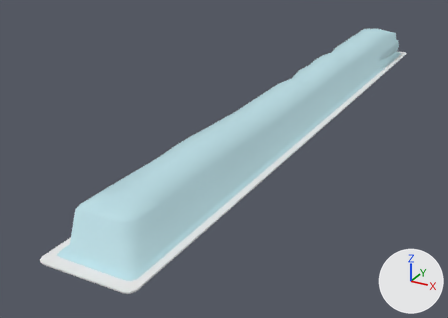
The FBX model care-up/Assets/Resources/Models/catheter.fbx as it was, and as the next commit left it.
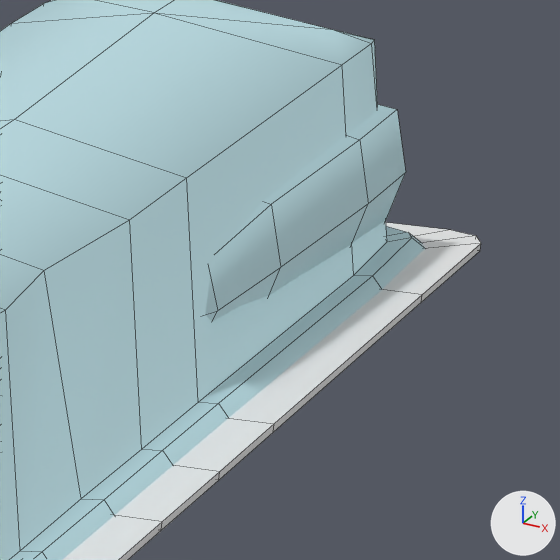
Each version is shown whole from a camera (50 mm lens) standing at (0.208, -0.756, 0.182) and looking at (-0.04, -0.305, -0.043), then close up on the part from 80% to 93% of the width and 9% to 27% of the height. The axes (+X, +Y, +Z) are drawn at lower right. The lights are the same throughout. The close-ups show mesh edges as thin lines. Where no turn or scale is listed for an object, it has been applied to the vertices. Vertices at the same position are counted once.

Script lines for the objects in view, before the commit:
```python
me_plane_001 = bpy.data.meshes.new('Plane.001')
me_plane_001.from_pydata(...)  # 224 vertices, 204 faces; spans x -0.021..0.037, y -0.301..0.267, z -0.011..0.021
me_plane_001.materials.append(mat_material)  # cyan #bde0e7
me_plane_009 = bpy.data.meshes.new('Plane.009')
me_plane_009.from_pydata(...)  # 160 vertices, 152 faces; spans x -0.01..0.033, y -0.239..0.257, z -0.013..0.011
me_plane_009.materials.append(mat_material)  # cyan #bde0e7
me_plane_012 = bpy.data.meshes.new('Plane.012')
me_plane_012.from_pydata(...)  # 236 vertices, 234 faces; spans x -0.025..0.041, y -0.308..0.272, z -0.011..-0.01
me_plane_012.materials.append(mat_material_001)  # its picture is missing
ob_catcover = bpy.data.objects.new('catCover', me_plane_012)
ob_catcover.location = (-0.00256, -0.23818, 0.0)
ob_catinner = bpy.data.objects.new('catInner', me_plane_009)
ob_catinner.location = (-0.00256, -0.23818, 0.0)
ob_catouter = bpy.data.objects.new('catOuter', me_plane_001)
ob_catouter.location = (-0.00256, -0.23818, 0.0)
```
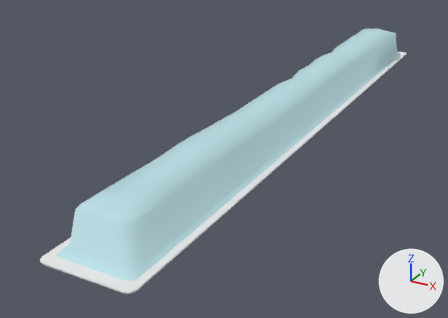
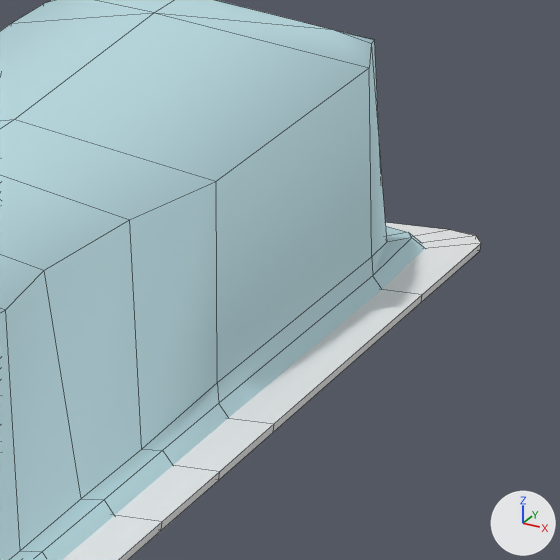
The change, as a list of edits to the scene's bpy script:
```text
Change me_plane_009:
    used by ob_catinner; location = (-0.00256, -0.23818, 0.0)
    remove me_plane_009.from_pydata(...)  # 160 vertices, 152 faces; spans x -0.01..0.033, y -0.239..0.257, z -0.013..0.011
    add me_plane_009.from_pydata(...)  # 152 vertices, 144 faces; spans x -0.01..0.032, y -0.271..0.23, z -0.01..0.012
    me_plane_009 part 1
    16 vertices are removed from x -0.01..0.033, y 0.238..0.257, z -0.013..0.011
    16 faces are deleted
    2 vertices move from x 0.007..0.01, y 0.202, z -0.012..0.011 to x 0.007..0.01, y 0.202, z -0.01..0.012
    8 vertices are added at x -0.01..0.032, y 0.229..0.23, z -0.01..0.011
    8 new faces join them
Change me_plane_001:
    where me_plane_001.from_pydata(...)  # 224 vertices, 204 faces; spans x -0.021..0.037, y -0.301..0.267, z -0.011..0.021
    used by ob_catouter; location = (-0.00256, -0.23818, 0.0)
    me_plane_001 part 2
    me_plane_001.vertices[0].co: (0.032, 0.172, -0.009) -> (0.034, 0.172, -0.007)  # pixel (198, 402) -> pixel (217, 382)
    me_plane_001.vertices[81].co: (0.032, 0.238, -0.009) -> (0.034, 0.238, -0.007)  # pixel (353, 275) -> pixel (371, 256)
    me_plane_001.vertices[197].co: (0.028, 0.172, 0.016) -> (0.031, 0.172, 0.016)  # pixel (186, 177) -> pixel (216, 181)
    me_plane_001.vertices[199].co: (0.028, 0.238, 0.016) -> (0.031, 0.238, 0.016)  # pixel (342, 64) -> pixel (369, 67)
```

Location of each change, (x1, y1, x2, y2) in pixels of the close-ups (560 x 560 px; the box of a moved part takes in the faces that stretch with it):
'catInner', reshaped (not visible afterwards)
    before: (205, 104, 406, 321)
part 1 of me_plane_009, cut back (cyan)
    before: (225, 104, 406, 295)
part 2 of me_plane_001, moved or reshaped
    both: (0, 14, 411, 450)
